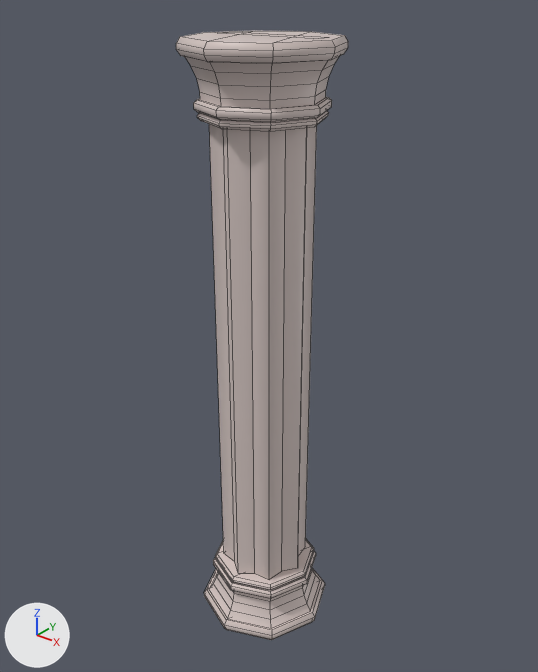
What one commit did to the FBX model GameJam2026/Assets/Objetos/FBX/Environment/Columna2.fbx.
One viewpoint serves both versions: a 50 mm camera at (4.01, -4.94, 6.35) aimed at (-0.04, 0.12, 3.2). The lights are fixed; the arrows at lower left show +X, +Y and +Z. Mesh edges are drawn as thin lines. Where no turn or scale is listed for an object, it has been applied to the vertices.

The first picture shows 'Columnas_1.006'.
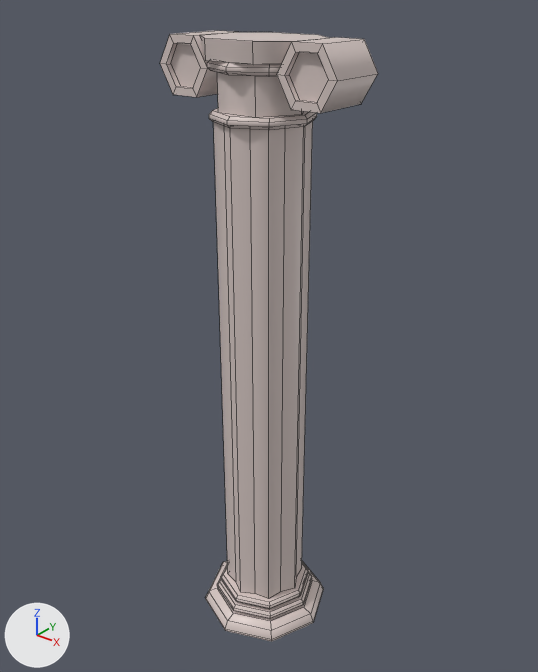
The change, as a list of edits to the scene's bpy script:
```text
Change me_cylinder_039:
    used by ob_columnas_1_006; location = (0.0, 0.0, 0.0)
    remove me_cylinder_039.from_pydata(...)  # 308 vertices, 265 faces; spans x -0.69..0.69, y -0.69..0.69, z 0.0..5.91
    add me_cylinder_039.from_pydata(...)  # 296 vertices, 230 faces; spans x -0.91..0.91, y -0.67..0.67, z 0.0..5.9
    me_cylinder_039 part 1: a new loose piece, a 6-sided cylinder along z spanning x -0.39..0.39, y -0.34..0.34, z 5.34..5.65, in mat_marmol (light grey #d8c9c5)
    me_cylinder_039 part 2: the loose piece of 32 vertices spanning x -0.69..0.69, y -0.69..0.69, z 5.76..5.9 is rebuilt with 20 vertices and now spans x -0.49..0.49, y -0.42..0.42, z 5.74..5.9
    me_cylinder_039 part 3: the loose piece of 32 vertices spanning x -0.45..0.45, y -0.45..0.45, z 0.65..5.26 is rebuilt with 32 vertices and now spans x -0.41..0.41, y -0.41..0.41, z 0.35..5.26
    me_cylinder_039 part 4: the loose piece of 32 vertices spanning x -0.55..0.55, y -0.55..0.55, z 5.26..5.33 is rebuilt with 32 vertices and now spans x -0.45..0.45, y -0.45..0.45, z 5.25..5.34
    me_cylinder_039 part 5: the loose piece of 32 vertices spanning x -0.69..0.69, y -0.69..0.69, z 0.0..0.14 is rebuilt with 32 vertices and now spans x -0.67..0.67, y -0.67..0.67, z 0.0..0.15
    me_cylinder_039 part 6: a new loose piece of 36 vertices spanning x 0.35..0.91, y -0.28..0.28, z 5.42..5.9, in mat_marmol (light grey #d8c9c5)
    me_cylinder_039 part 7: a new loose piece of 36 vertices spanning x -0.91..-0.35, y -0.28..0.28, z 5.42..5.9, in mat_marmol (light grey #d8c9c5)
    me_cylinder_039 part 8: a new loose piece of 32 vertices spanning x -0.49..0.49, y -0.49..0.49, z 0.24..0.35, in mat_marmol (light grey #d8c9c5)
    me_cylinder_039 part 9: a new loose piece of 32 vertices spanning x -0.54..0.54, y -0.54..0.54, z 0.15..0.24, in mat_marmol (light grey #d8c9c5)
    me_cylinder_039 part 10: a new loose piece of 32 vertices spanning x -0.45..0.45, y -0.45..0.45, z 5.65..5.74, in mat_marmol (light grey #d8c9c5)
    me_cylinder_039 part 11: the loose piece of 32 vertices spanning x -0.55..0.55, y -0.55..0.55, z 0.58..0.65 is deleted
    me_cylinder_039 part 12: the loose piece of 4 vertices spanning x -0.49..0.49, y 0.0..0.21, z 5.91 is deleted
    me_cylinder_039 part 13
    72 vertices are removed from x -0.63..0.63, y -0.63..0.63, z 0.14..0.58
    67 faces are deleted
    me_cylinder_039 part 14
    72 vertices are removed from x -0.63..0.63, y -0.63..0.63, z 5.33..5.76
    70 faces are deleted
```

Changed parts and their boxes (x1, y1, x2, y2) in the pictures (538 x 672 px):
'Columnas_1.006', reshaped (27% wider): before (176, 30, 348, 640); after (160, 30, 378, 641)
part 1 of me_cylinder_039, added: after (217, 72, 304, 118)
part 2 of me_cylinder_039, rebuilt (25% narrower): before (176, 30, 348, 64); after (200, 32, 329, 65)
part 3 of me_cylinder_039, rebuilt (8% narrower): before (209, 124, 317, 580); after (214, 121, 313, 599)
part 4 of me_cylinder_039, rebuilt: before (197, 111, 329, 131); after (209, 108, 317, 130)
part 5 of me_cylinder_039, rebuilt: before (204, 568, 325, 640); after (206, 561, 323, 641)
part 6 of me_cylinder_039, added: after (277, 37, 378, 113)
part 7 of me_cylinder_039, added: after (160, 30, 234, 97)
part 8 of me_cylinder_039, added: after (221, 562, 308, 610)
part 9 of me_cylinder_039, added: after (217, 572, 312, 619)
part 10 of me_cylinder_039, added: after (207, 61, 281, 76)
part 11 of me_cylinder_039, deleted: before (215, 540, 314, 590)
part 12 of me_cylinder_039, deleted: before (223, 32, 326, 39)
part 13 of me_cylinder_039, deleted: before (209, 551, 320, 629)
part 14 of me_cylinder_039, deleted: before (185, 57, 339, 122)
